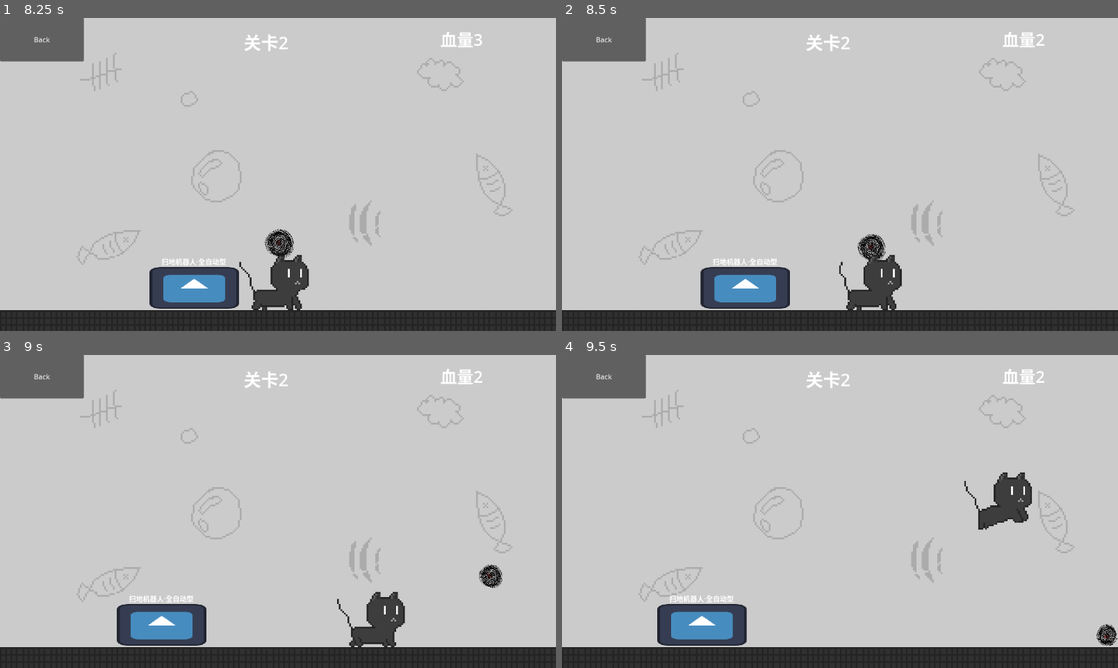
Above: before the commit, frames 1-4 (two rows, left to right).
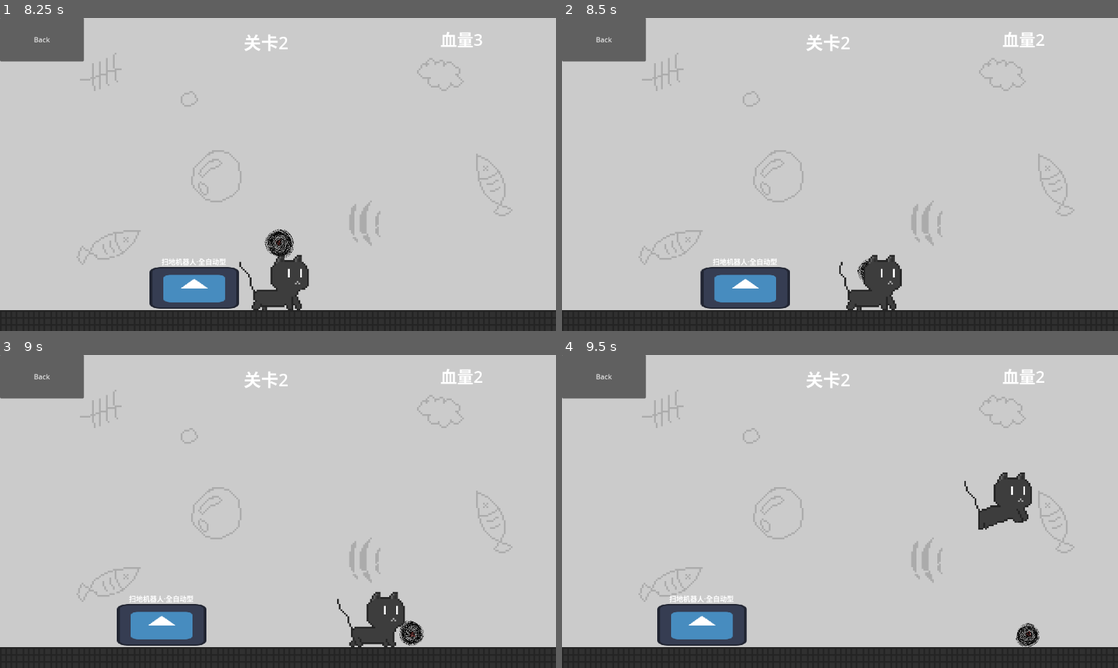
Above: after the commit, the same moments.

Repository: lzcm729/cat-and-string-ball
Game: Godot game, scene res://Levels/level_2.tscn
Same seed, same stepped clock (60 frames per second), same inputs: the game is played once before the commit and once after it. This scene is started directly instead of the project's main scene. The engine's default icon, where the game draws it, is replaced by a stand-in: a white triangle on a blue panel in a dark square.
Inputs:
- Up to frame 1 (8.25 s): tap Enter (ui_accept) at 0.5, 0.77, 1.52, 3.02, 3.77, 4.52, 6.02, 6.77, 7.52 s; hold Right (ui_right) 0.53-2.03 s; tap T every 2.25 s from 0.6 to 7.35 s; tap G every 2.25 s from 1.35 to 8.1 s; hold Left (ui_left) 2.03-2.78 s; tap Q at 2.1, 4.35, 6.6 s; hold Right (ui_right) 2.78-4.28 s; hold Left (ui_left) 4.28-5.03 s; hold Right (ui_right) 5.03-5.78 s; hold Left (ui_left) 5.78-7.28 s; hold Right (ui_right) from 7.28 s (still down)
- Up to frame 2 (8.5 s): keep holding Right (ui_right)
- Up to frame 3 (9 s): keep holding Right (ui_right); tap Q at 8.85 s
- Up to frame 4 (9.5 s): keep holding Right (ui_right); tap Enter (ui_accept) at 9.02 s

Frame 1 is identical in both runs. In frame 2, 0.3% of the frame differs, in the area x 53-59%, y 68-85%; in frame 3, 0.5%, in the area x 71-91%, y 66-93%; in frame 4, 0.4%.
Error in both runs: Attempt to call function 'get_overlapping_bodies' in base 'null instance' on a null instance. (res://cat/cat.gd:89)

Commit message:
猫水平击球

Diff:
--- a/cat/cat.gd
+++ b/cat/cat.gd
@@ -138,9 +138,9 @@
 	if body.name == "StringBall":
 		emit_signal("cat_pat_ball")
 		if is_left:
-			body.BeHit(Vector2(-50000, -40000))
+			body.BeHit(Vector2(-50000, 0))
 		else:
-			body.BeHit(Vector2(50000, -40000))
+			body.BeHit(Vector2(50000, 0))
 	if body.name == 'ChaosCore':
 		emit_signal("eat_core")
 		body.BeEaten()
